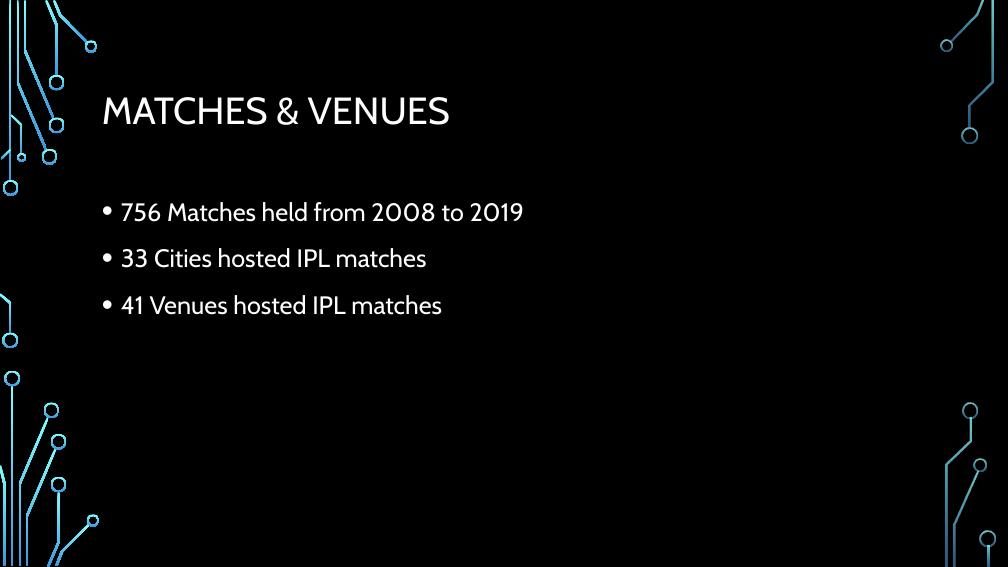
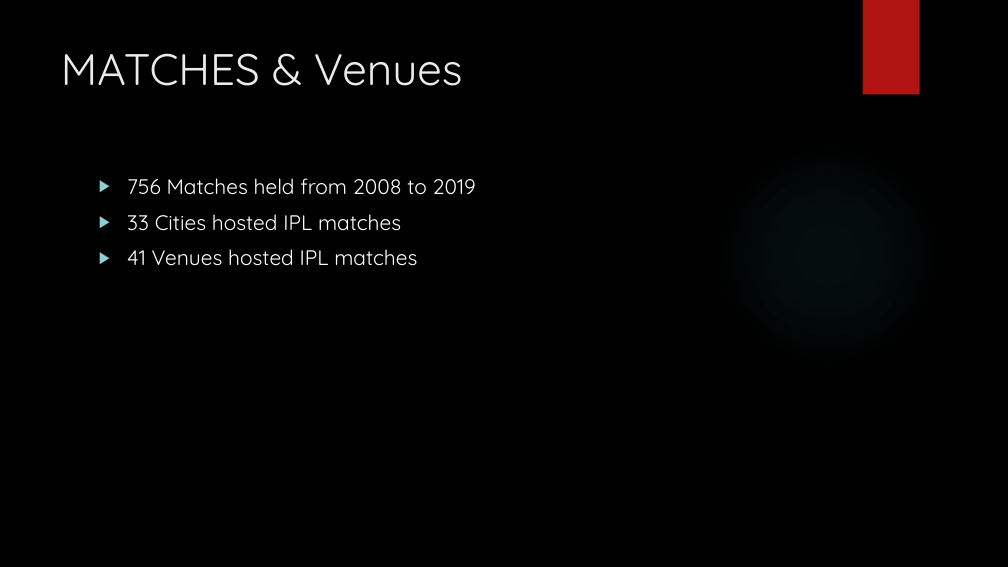
Before and after one commit to ksranjith786/python, a slide deck: slide 7 of insaid/Project/IPL/Presentation_EDA_IPL.pptx. Drawn at 1008x567 pixels with LibreOffice and Linux fonts; fonts in the diff are those of the drawing; background and template pictures are left out. Boxes give left, top, right and bottom in pixels: in the first picture for what was removed or moved away, otherwise in the second. Text is boxed around its words. In the diff, an @@ line names an element or a change of style, - is before the commit and + after.

```diff
--- a/insaid/Project/IPL/Presentation_EDA_IPL.pptx
+++ b/insaid/Project/IPL/Presentation_EDA_IPL.pptx
@@ rectangle added at (863,0,920,95), fill #B01513 @@
@@ title "MATCHES & Venues" at (61,53,463,86): vertical alignment middle to top @@
@@ title at (61,53,463,86): text changed; size 36 to 42 pt; font Cabin to Quicksand; text colour #FFFFFF to #EBEBEB @@
-MATCHES & VENUES
+MATCHES & Venues
@@ text "756 Matches held from 2008 ...": place and size @@
-text "756 Matches held from 2008 ..." at (121,202,525,315)
+text "756 Matches held from 2008 ..." at (127,178,476,266)
@@ text "756 Matches held from 2008 ..." at (127,178,476,266): size 24 to 20 pt, font Cabin to Quicksand; bullet • to ▶; line spacing 1.2 to 1 @@
@@ group removed at (0,0,996,567): 33 freeform shapes, 3 rectangles @@
```
Also in this commit, not shown: 19 other slides changed, 1 slide added.
